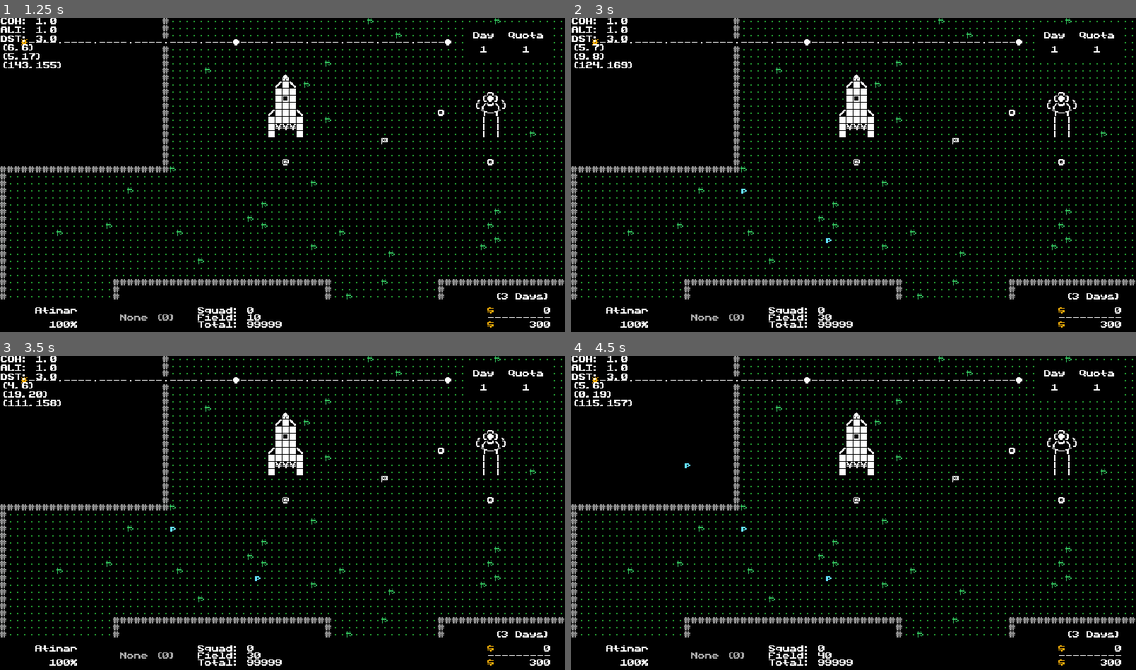
Above: before the commit, frames 1-4 (two rows, left to right).
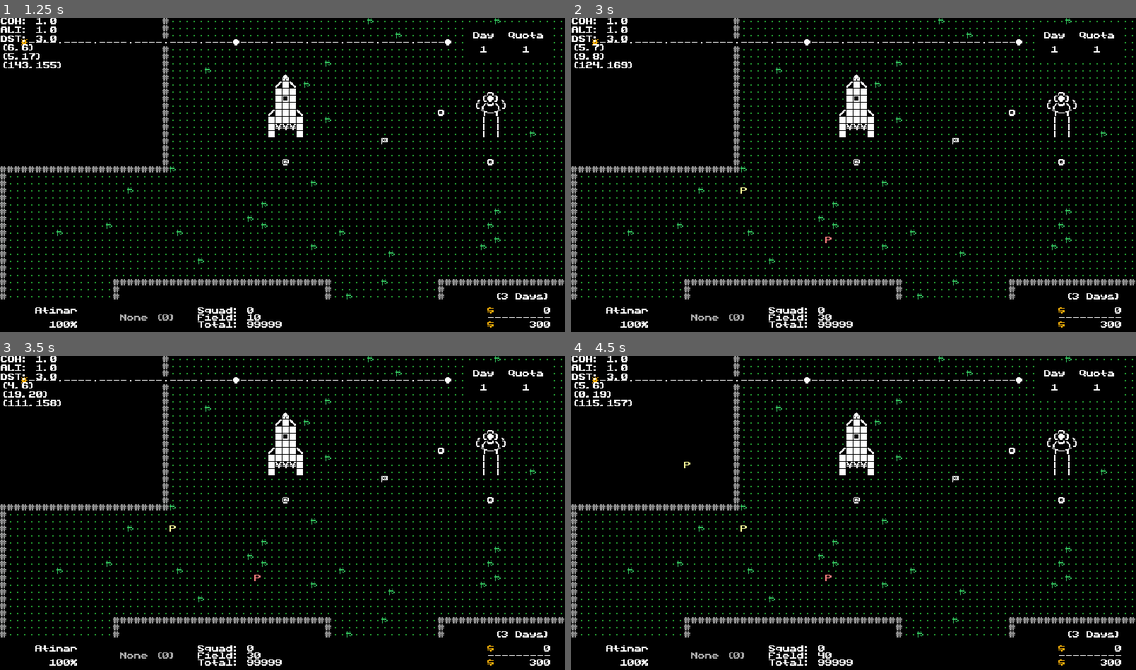
Above: after the commit, the same moments.

Repository: w00tyd00d/Roguemin
Game: Godot game, scene res://prefabs/main.tscn
Same seed, same stepped clock (60 frames per second), same inputs: the game is played once before the commit and once after it.
Inputs (mouse positions are in pixels of both pictures, inside the frame that each line leads up to):
- Up to frame 1 (1.25 s): tap Enter (c_confirm) at 0.5 s; drag from (282, 159) to (339, 105) at 0.52 s
- Up to frame 2 (3 s): tap Enter (c_confirm) at 1.25, 2, 2.75 s; drag from (740, 193) to (825, 240) at 1.27 s; move the mouse to (910, 105) at 2.02 s; hold E (c_cycle_right) 2.03-2.75 s; hold Right mouse button (d_right_click) 2.03-2.75 s; tap Z (c_camera) at 2.1 s; drag from (825, 240) to (684, 127) at 2.77 s
- Up to frame 3 (3.5 s): no input
- Up to frame 4 (4.5 s): tap Enter (c_confirm) at 3.5, 4.25 s; move the mouse to (1023, 563) at 3.52 s; hold Q (c_cycle_left) 3.53-4.25 s; hold Right mouse button (d_right_click) 3.53-4.25 s; tap D (c_dismiss) at 3.6 s; drag from (684, 465) to (768, 434) at 4.27 s

Frame 1 is identical in both runs. In frame 2, less than 0.1% of the frame differs, in the area x 30-47%, y 53-72%; in frame 3, less than 0.1%; in frame 4, less than 0.1%, in the area x 20-47%, y 33-72%.
Error before the commit: Parse Error: Cannot infer the type of "vpos" variable because the value doesn't have a set type. (res://scripts/entities/enemy.gd:163)

Commit message:
Changed default process mode of DualMapLayer to disabled

Diff:
--- a/project.godot
+++ b/project.godot
@@ -30,6 +30,7 @@
 
 gdscript/warnings/unused_signal=0
 gdscript/warnings/incompatible_ternary=0
+gdscript/warnings/missing_tool=0
 gdscript/warnings/integer_division=0
 gdscript/warnings/int_as_enum_without_cast=0
 
--- a/scripts/attack_indicator.gd
+++ b/scripts/attack_indicator.gd
@@ -30,9 +30,29 @@
 ## The cached positions of the currently targeted area.
 var targeted_positions : Array[Vector2i] = []
 
+## Whether the attack indicator is activated or not.
+var active := false :
+    set(val):
+        active = val
+        if val:
+            process_mode = Node.PROCESS_MODE_ALWAYS
+            show()
+        else:
+            process_mode = Node.PROCESS_MODE_DISABLED
+            hide()
 
 func _ready() -> void:
+    super()
+    process_mode = Node.PROCESS_MODE_ALWAYS
     top_level = true # Desyncs transform properties from parent
+
+
+func _process(_dt: float) -> void:
+    # if not active:
+    #     hide()
+    #     return
+
+    visible = not GameState.glyph_blinking()
 
 
 func reset() -> void:
@@ -48,6 +68,11 @@
 
 func target_tile(tile: Tile) -> void:
     target_position(tile.grid_position)
+    active = true
+
+
+func deactivate() -> void:
+    active = false
 
 
 func update() -> void:
--- a/scripts/dual_map_layer.gd
+++ b/scripts/dual_map_layer.gd
@@ -13,6 +13,10 @@
 
 static func create() -> DualMapLayer:
     return preload("res://prefabs/dual_map_layer.tscn").instantiate()
+
+
+func _ready() -> void:
+    process_mode = Node.PROCESS_MODE_DISABLED
 
 
 func clear_glyphs() -> void:
--- a/scripts/entities/enemy.gd
+++ b/scripts/entities/enemy.gd
@@ -39,7 +39,11 @@
 var target_entity : Entity
 
 ## The current tile the enemy is about to attack.
-var target_tile : Tile
+var target_tile : Tile :
+    set(tile):
+        target_tile = tile
+        if not tile: # failsafe
+            attack_indicator.hide()
 
 ## The dictionary of units that are currently on top of the entity.
 var riding_units := {}
@@ -73,12 +77,12 @@
     quick_info.grid_position = grid_position
 
 
-func _process(_dt: float) -> void:
-    if not target_tile:
-        attack_indicator.hide()
-        return
-
-    attack_indicator.visible = not GameState.glyph_blinking()
+# func _process(_dt: float) -> void:
+#     if not target_tile:
+#         attack_indicator.hide()
+#         return
+
+#     attack_indicator.visible = not GameState.glyph_blinking()
 
 
 func _handle_latch_points() -> void:
@@ -159,7 +163,7 @@
 
 func can_attack(pos: Vector2i, radial := false) -> bool:
     var limit := attack_range * attack_range if radial else attack_range
-    for dpos in fov.get_view_positions(facing):
+    for dpos: Vector2i in fov.get_view_positions(facing):
         var vpos := grid_position + dpos
         if World.distance(vpos, pos, radial, true) <= limit:
             return true
@@ -181,7 +185,7 @@
         var tile := world.get_tile(pos)
         tile.attacked(attack_damage)
 
-    attack_indicator.hide()
+    attack_indicator.deactivate()
     target_tile = null
     target_entity = null
 
@@ -208,11 +212,9 @@
 
 
 func _assign_view_positions():
-    var key := fov.key
-
-    for glyph in key:
+    for glyph in fov.key:
         var cells := get_used_cells_by_id(glyph.source, glyph.atlas_pos)
-        var dirs := key[glyph]
+        var dirs := fov.key[glyph]
 
         for pos in cells:
             for dir: Direction in dirs:
--- a/scripts/entities/entity.gd
+++ b/scripts/entities/entity.gd
@@ -39,19 +39,16 @@
     set(n): if brain: brain.time = n
     get: return brain.time if brain else 0
 
-# ## The amount of energy points the entity has accumulated.
-# var action_energy := 0
-
-# ## The amount of posture points the entity currently has.
-# # DEPRECATE THIS!
-# var posture_points := 0
-
 ## Flag for signaling if the entity can act on this turn.
 var can_act : bool :
     get: return brain.can_act if brain else true
 
 ## Dictionary of immunities the entity has.
 var _immunities := {}
+
+
+func _ready() -> void:
+    super()
 
 
 func move_to(dest: Tile) -> void:
--- a/scripts/entities/multi_tile_entity.gd
+++ b/scripts/entities/multi_tile_entity.gd
@@ -56,6 +56,7 @@
 
 func _ready() -> void:
     add_to_group(&"entities")
+    super()
 
 
 func delete() -> void:
@@ -86,19 +87,26 @@
 
 
 func move_towards(target: Tile) -> bool:
-    var dir := Direction.by_delta(grid_position, target.grid_position)
+    var cpos := center_from_pos(target.grid_position)
+    var dir := Direction.by_delta(cpos, target.grid_position)
+
+    # We have to keep dest relative to grid_position, not the virtual center
     var dest := world.get_tile(grid_position + dir.vector)
 
-    if _walkable_tile(dest):
+    # We keep track of the virtual destination via the center offset
+    var delta := cpos - grid_position
+
+    if _walkable_position(dest.grid_position + delta):
         move_to(dest)
         return true
 
     for adj in dir.adjacent:
-        if grid_position + adj.vector == last_position: continue
+        if grid_position + adj.vector == last_position:
+            continue
 
         dest = world.get_tile(grid_position + adj.vector)
 
-        if _walkable_tile(dest):
+        if _walkable_position(dest.grid_position + delta):
             move_to(dest)
             return true
 
@@ -237,12 +245,10 @@
         set_glyph(pos, Glyph.NONE)
 
 
-func _walkable_tile(tile: Tile) -> bool:
+func _walkable_position(pos: Vector2i) -> bool:
+    var tile := world.get_tile(pos)
     var dist := tile.distance_from_wall
-    if _is_even:
-        var diff := tile.grid_position - grid_position
-        dist -= 1 if diff.x < 0 or diff.y < 0 else 0
-    return tile.type == Type.Tile.GRASS and dist >= radius
+    return tile.type == Type.Tile.GRASS and dist > radius + 1
 
 
 func _check_for_collection() -> void:
--- a/scripts/entities/player.gd
+++ b/scripts/entities/player.gd
@@ -54,6 +54,7 @@
 
 func _ready() -> void:
     unit_tether.reset()
+    super()
 
 
 func finish_turn(_time_units: int) -> void:
--- a/scripts/entities/unit.gd
+++ b/scripts/entities/unit.gd
@@ -79,6 +79,7 @@
 
 func _ready() -> void:
     add_to_group(&"units")
+    super()
 
 
 static func metadata(_type: Type.Unit) -> Dictionary:
@@ -107,6 +108,9 @@
     last_player_tile = null
     boid.reset()
 
+    process_mode = Node.PROCESS_MODE_DISABLED
+
+
 
 
 func spawn(pos: Vector2i, _type: Type.Unit, _upgraded := false) -> void:
@@ -134,6 +138,8 @@
     z_index += 1
 
     var end_pos := position + Vector2(Direction.north.vector * Globals.TILE_SIZE * 2)
+
+    process_mode = Node.PROCESS_MODE_ALWAYS
 
     var tween := create_tween()
     tween.tween_property(self, "position", end_pos, 1.5)
--- a/scripts/game_state.gd
+++ b/scripts/game_state.gd
@@ -63,5 +63,6 @@
 
 ## Returns if a blinking glyph is currently invisible or not.
 func glyph_blinking() -> bool:
-    var msecs := Time.get_ticks_msec() % 1000
-    return msecs > Globals.GLYPH_BLINK_THRESHOLD
+    const GLYPH_BLINK_THRESHOLD := 500
+    var msecs := Time.get_ticks_msec() % 850
+    return msecs > GLYPH_BLINK_THRESHOLD
--- a/scripts/globals.gd
+++ b/scripts/globals.gd
@@ -1,11 +1,6 @@
 extends Node
 
 ## The global constants used throughout the game.
-
-# General
-
-## The blink threshold of a blinking icon. (0 - 1000ms)
-const GLYPH_BLINK_THRESHOLD := 750
 
 # Geometery
 
